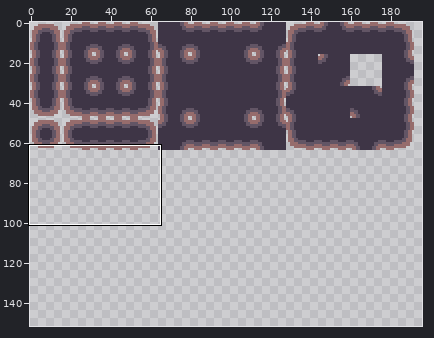
Sprite sheet -- cave.png. Above, an overview of the earlier version with the close-up marked.
Close-up. Before the commit:
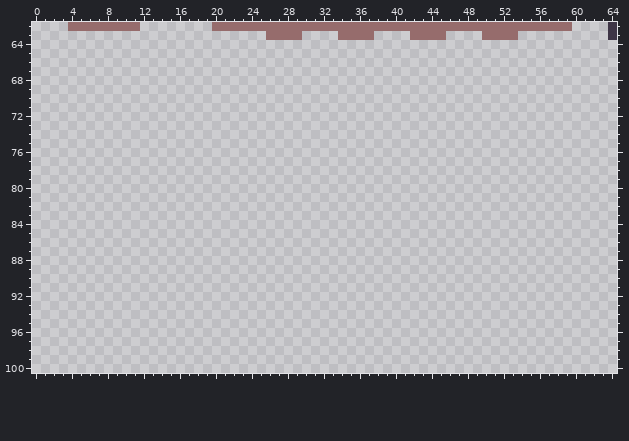
The file is 256x256 pixels. Shown: x 0..64, y 62..100. The wide view leaves out empty margins. The commit also changed other parts of the picture, which this record leaves out.
After the commit:
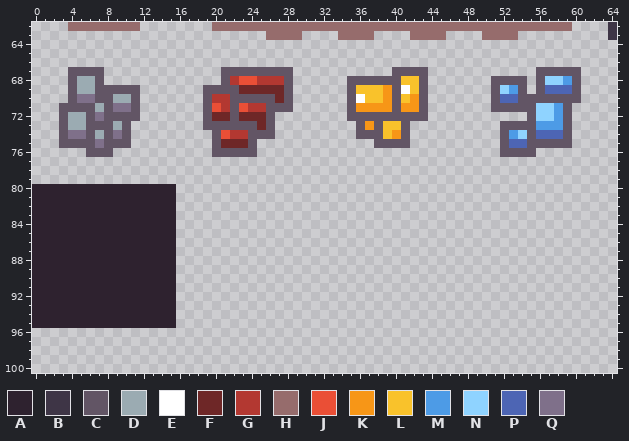
Palette (. is transparent): A #2e222f  B #3e3546  C #625565  D #9babb2  E #ffffff  F #6e2727  G #b33831  H #966c6c  J #ea4f36  K #f79617  L #f9c22b  M #4d9be6  N #8fd3ff  P #4d65b4  Q #7f708a
Change:
Changed rows in their new state; - is an unchanged pixel.
first column x 3:
 67 -CCCC-------------CCCCCCCC-----------CCCC------------CCCCC
 68 -CDDC-------------CGJJGGGC------CCCCCCLLC-------CCCC-CNNMC
 69 -CDDCCCCC-------CCCCFFFFFC------CLLLKCELC-------CNMC-CPPPC
 70 -CQQCCDDC-------CGGCCCCCFC------CELLKCLKC-------CPPCCCCCCC
 71 CCCCDCQQC-------CJGCJGGCCC------CKKKKCKKC-------CCCCCNNMC-
 72 CDDCQCCCC-------CFFCFFFC--------CCCCCCCCC-----------CNNMC-
 73 CDDCCCDC--------CCCCCCFC---------CKCLLC----------CCCCMMMC-
 74 CQQCDCQC---------CJGGCCC---------CCCLKC----------CMNCPPPC-
 75 CCCCQCCC---------CFFFC-------------CCCC----------CPPCCCCC-
 76 ---CCC-----------CCCCC---------------------------CCCC-----
first column x 0:
 80 AAAAAAAAAAAAAAAA
 81 AAAAAAAAAAAAAAAA
 82 AAAAAAAAAAAAAAAA
 83 AAAAAAAAAAAAAAAA
 84 AAAAAAAAAAAAAAAA
 85 AAAAAAAAAAAAAAAA
 86 AAAAAAAAAAAAAAAA
 87 AAAAAAAAAAAAAAAA
 88 AAAAAAAAAAAAAAAA
 89 AAAAAAAAAAAAAAAA
 90 AAAAAAAAAAAAAAAA
 91 AAAAAAAAAAAAAAAA
 92 AAAAAAAAAAAAAAAA
 93 AAAAAAAAAAAAAAAA
 94 AAAAAAAAAAAAAAAA
 95 AAAAAAAAAAAAAAAA
Where, in picture pixels (left, top, right, bottom), the same in both close-ups:
added: (59, 67, 140, 157)
added: (203, 67, 293, 157)
added: (347, 67, 428, 148)
added: (491, 67, 581, 157)
added: (32, 184, 176, 328)
